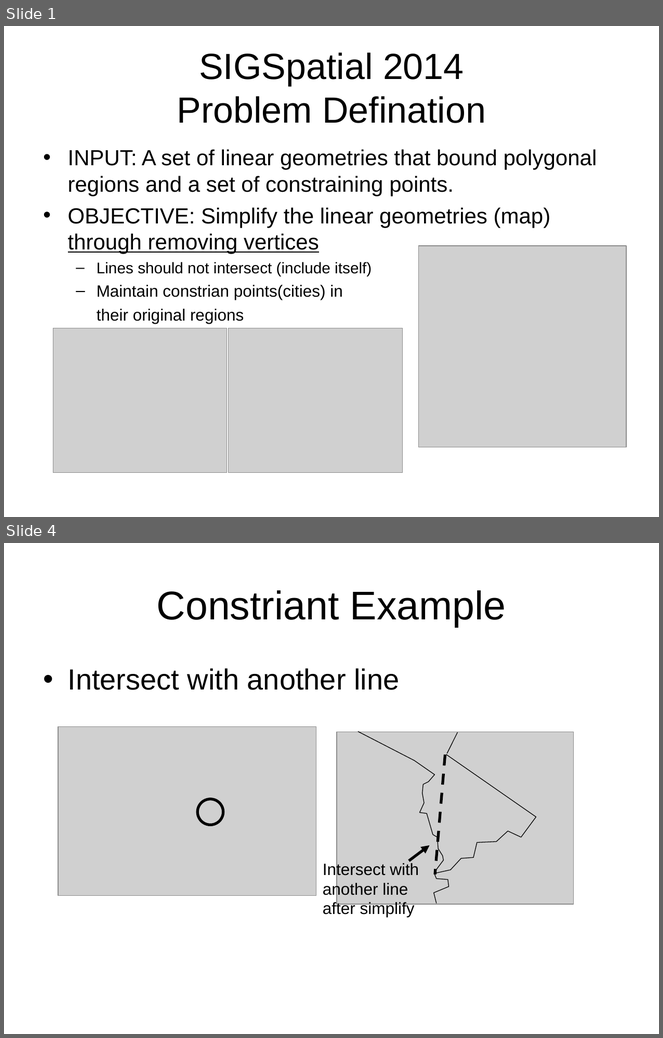
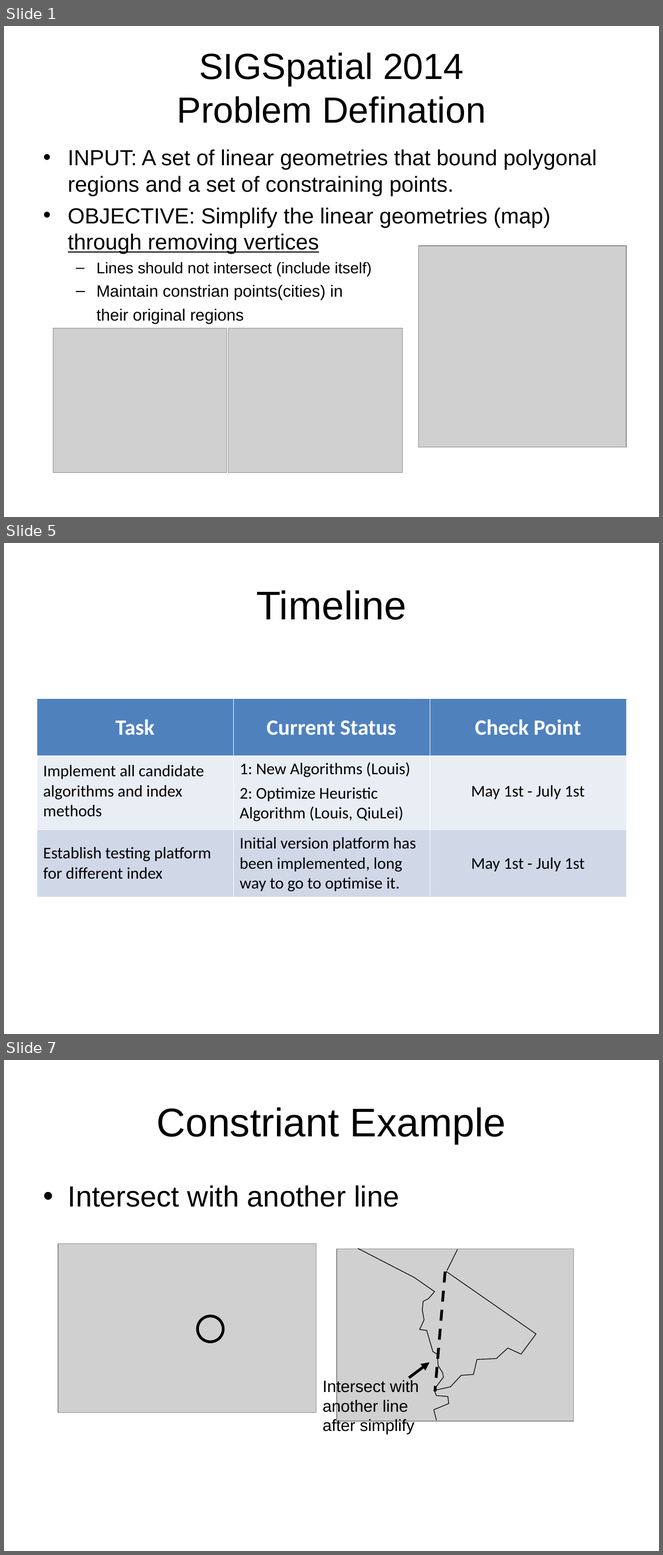
Before and after one commit to xdoobx/2014demo, a slide deck: docs/currentwork_05_06_2014.ppt. Shown one above the other, each under a label of ours: slides 1 and 4 before the commit, slides 1, 5 and 7 after it; the slides between them are not shown. The pictures are 663x1038 and 663x1555 pixels, drawn with LibreOffice and Linux fonts; fonts in the diff are those of the drawing; grey boxes stand for pictures. Boxes give left, top, right and bottom in pixels: in the first picture for what was removed or moved away, otherwise in the second. Text is boxed around its words. In the diff, an @@ line names an element or a change of style, - is before the commit and + after.

```diff
--- a/docs/currentwork_05_06_2014.ppt
+++ b/docs/currentwork_05_06_2014.ppt
@@ slide 5 added at [4, 543, 659, 1034], background #FFFFFF @@
@@ title added at [257, 590, 406, 620], 44 pt, text #000000 @@
+Timeline
@@ table added at [37, 699, 626, 757], 1 rows, 3 columns @@
+Task | Current Status | Check Point
@@ table added at [37, 753, 626, 897], 2 rows, 3 columns @@
+Implement all candidate algorithms and index methods | 1: New Algorithms (Louis) / 2: Optimize Heuristic Algorithm (Louis, QiuLei) | May 1st - July 1st
+Establish testing platform for different index | Initial version platform has been implemented, long way to go to optimise it. | May 1st - July 1st
@@ what was slide 4 is now slide 7 @@
```
Also in this commit, not shown: 3 slides changed, 4 other slides added, 4 other files.
